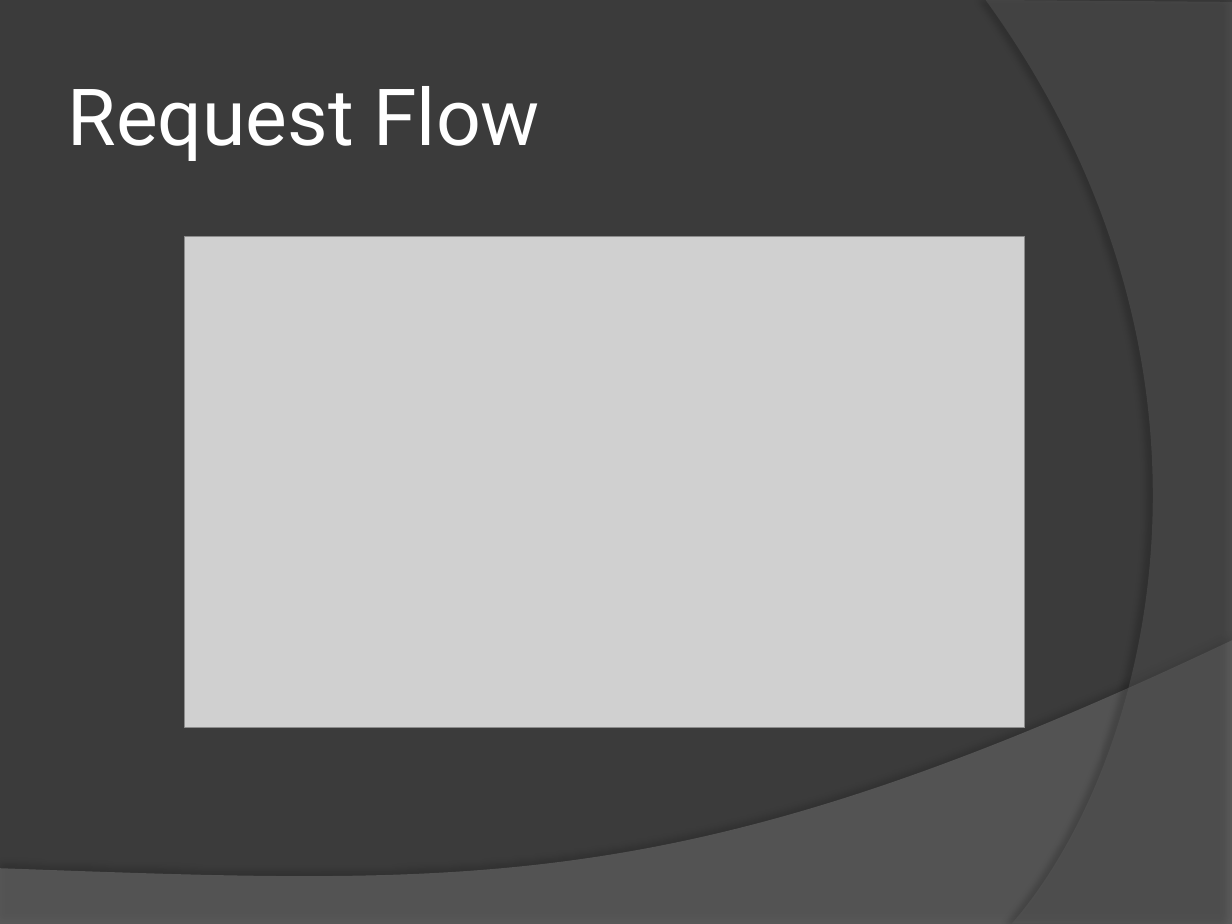
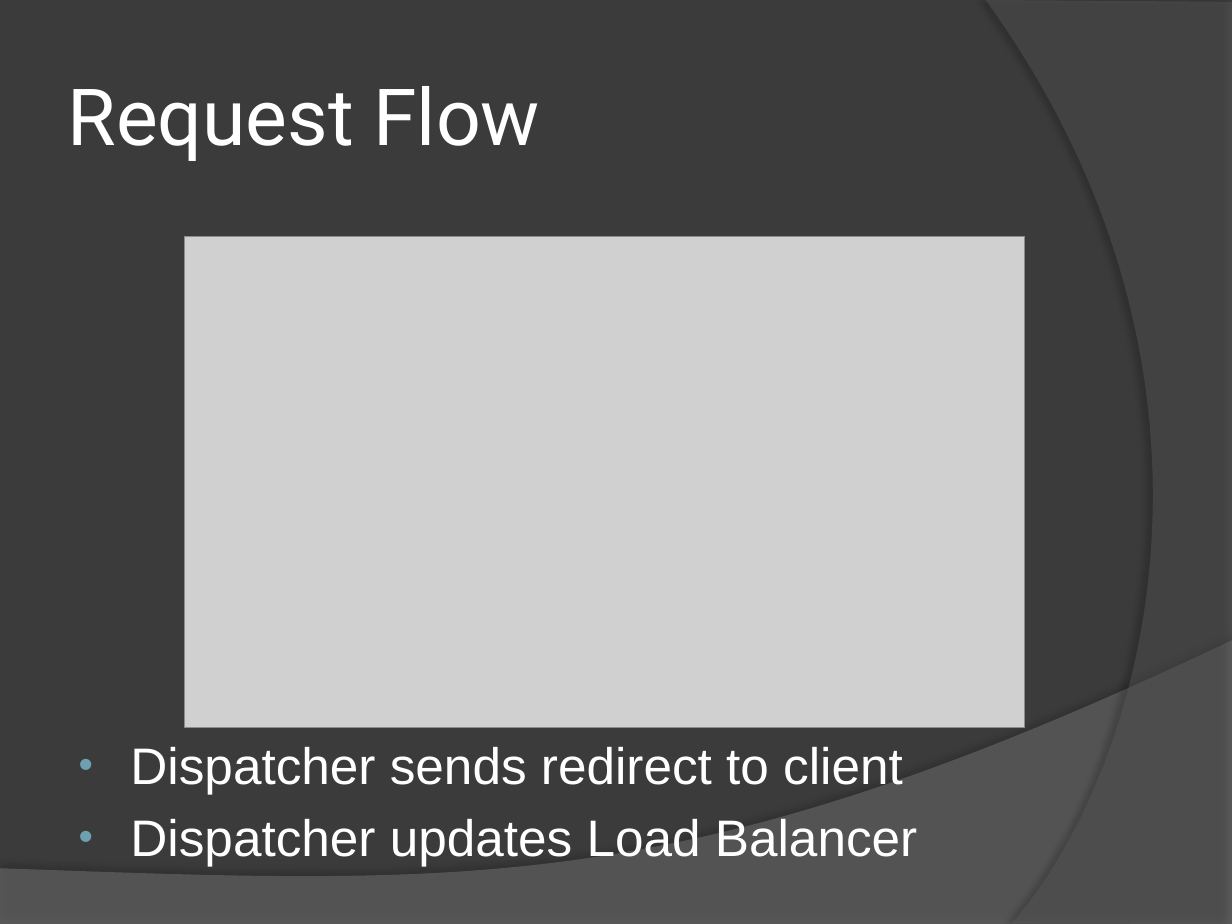
Before and after one commit to 15418-Awesome-Server/Awesome-Web-Server, a slide deck: slide 6 of Awesome Web Server.pptx. Drawn at 1232x924 pixels with LibreOffice and Linux fonts; fonts in the diff are those of the drawing; grey boxes stand for pictures. Boxes give left, top, right and bottom in pixels: in the first picture for what was removed or moved away, otherwise in the second. Text is boxed around its words. In the diff, an @@ line names an element or a change of style, - is before the commit and + after.

```diff
--- a/Awesome Web Server.pptx
+++ b/Awesome Web Server.pptx
@@ freeform shape at bbox=[0, 641, 1232, 924]: fill #7F7F7F at 45% opacity to #808080 at 45% opacity @@
@@ text added at bbox=[130, 747, 917, 866], 30 pt, text #FFFFFF @@
+• Dispatcher sends redirect to client
+• Dispatcher updates Load Balancer
```
Also in this commit, not shown: 16 other slides changed.
